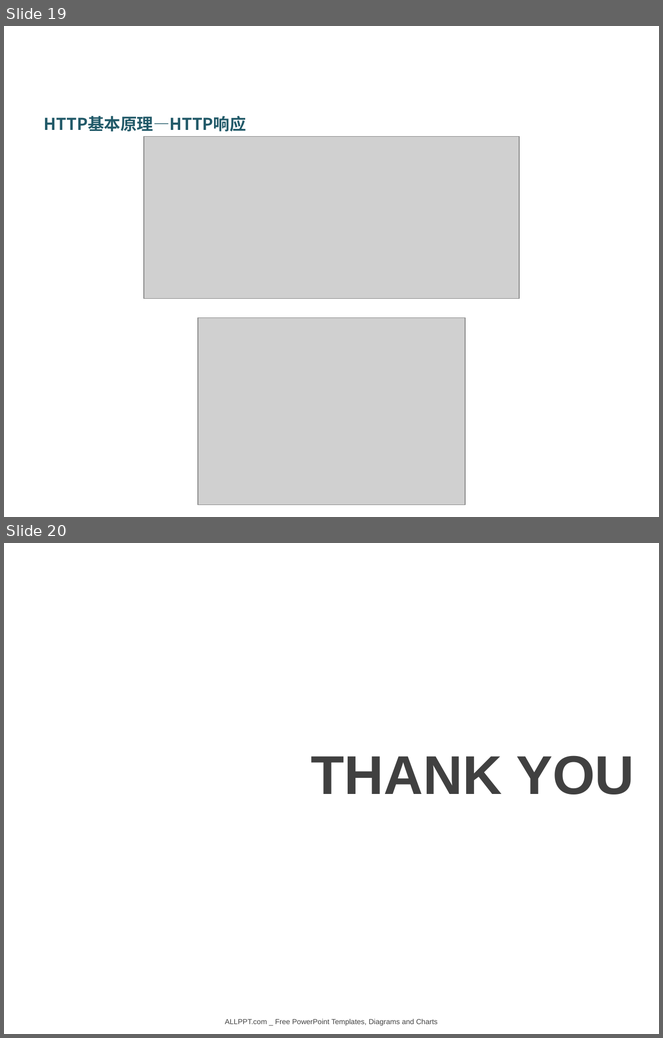
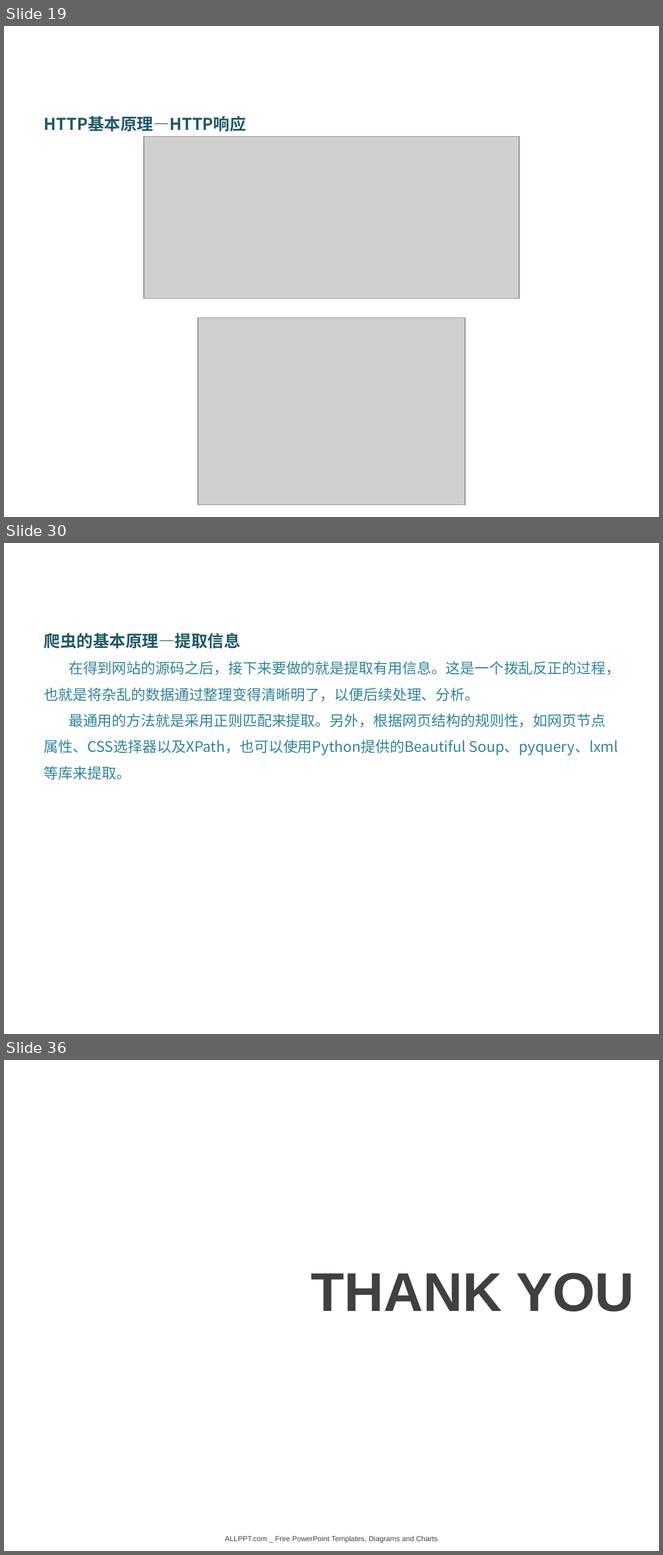
Before and after one commit to DataScienceCoding/Python-Web-Crawler, a slide deck: Python-Web-Crawler.pptx. Shown one above the other, each under a label of ours: slides 19 and 20 before the commit, slides 19, 30 and 36 after it; the slides between them are not shown. The pictures are 663x1038 and 663x1555 pixels, drawn with LibreOffice and Linux fonts; fonts in the diff are those of the drawing; grey boxes stand for pictures; background and template pictures are left out. Boxes give left, top, right and bottom in pixels: in the first picture for what was removed or moved away, otherwise in the second. Text is boxed around its words. In the diff, an @@ line names an element or a change of style, - is before the commit and + after.

```diff
--- a/Python-Web-Crawler.pptx
+++ b/Python-Web-Crawler.pptx
@@ slide 30 added at (4,543,659,1034), background picture (left out) @@
@@ text added at (44,633,620,780), 16 pt, text #31859C @@
+爬虫的基本原理—提取信息
+在得到网站的源码之后，接下来要做的就是提取有用信息。这是一个拨乱反正的过程，也就是将杂乱的数据通过整理变得清晰明了，以便后续处理、分析。
+最通用的方法就是采用正则匹配来提取。另外，根据网页结构的规则性，如网页节点属性、CSS选择器以及XPath，也可以使用Python提供的Beautiful Soup、pyquery、lxml等库来提取。
@@ what was slide 20 is now slide 36 @@
```
Also in this commit, not shown: 1 slide changed, 15 other slides added, 9 other files.
